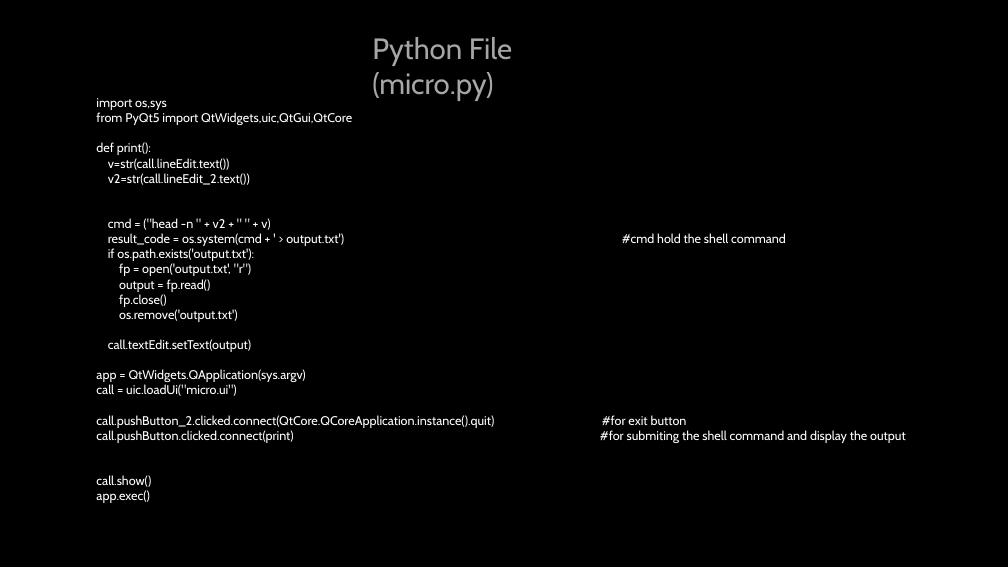
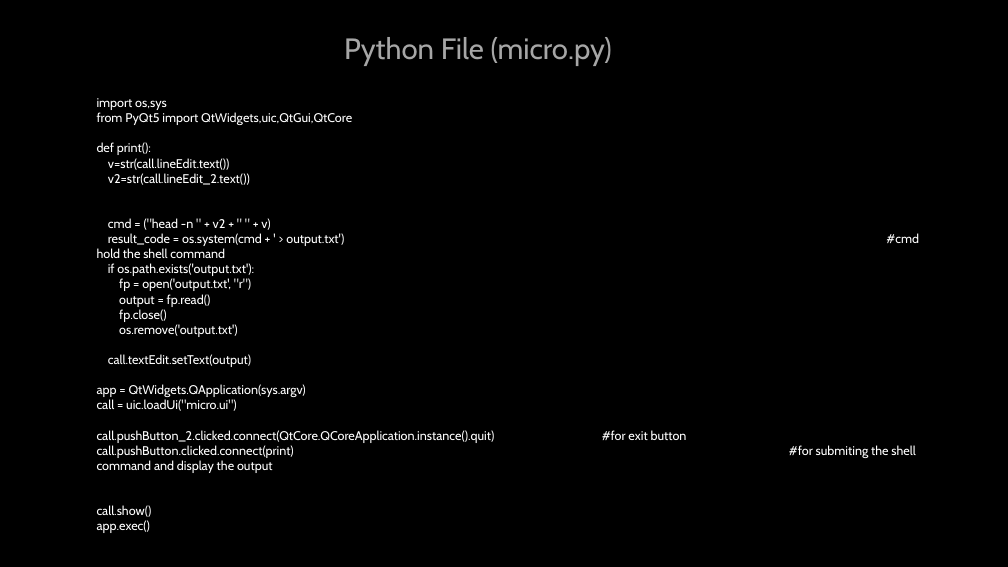
Before and after one commit to t0p3/PyQt-Project, a slide deck: slide 5 of FOSS LAB PROJECT.pptm. Drawn at 1008x567 pixels with LibreOffice and Linux fonts; fonts in the diff are those of the drawing. Boxes give left, top, right and bottom in pixels: in the first picture for what was removed or moved away, otherwise in the second. Text is boxed around its words. In the diff, an @@ line names an element or a change of style, - is before the commit and + after.

```diff
--- a/FOSS LAB PROJECT.pptm
+++ b/FOSS LAB PROJECT.pptm
@@ text "Python File (micro.py)" rewrapped from box(372, 37, 512, 101) to box(344, 37, 612, 66) @@
@@ text "import os,sys" rewrapped from box(96, 98, 906, 443) to box(97, 98, 495, 533) @@
```
Also in this commit, not shown: 7 other slides changed.
